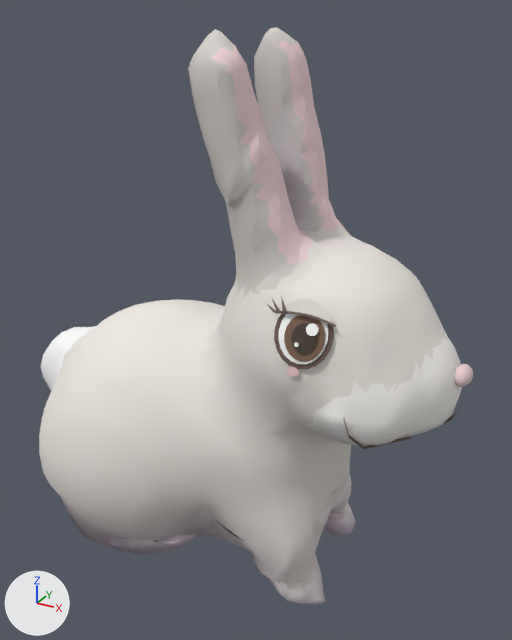
The glTF model art/models/animals/rabbit.glb: old version first, new version second.
The view is the same before and after, from a 50 mm lens placed at (0.331, -0.54, 0.535), pointed at (0.027, 0.014, 0.258). The lights are fixed; the arrows at lower left show +X, +Y and +Z. The older version comes first. Vertices at exactly the same position are counted once.

Objects in the first picture: 'rabbit'.
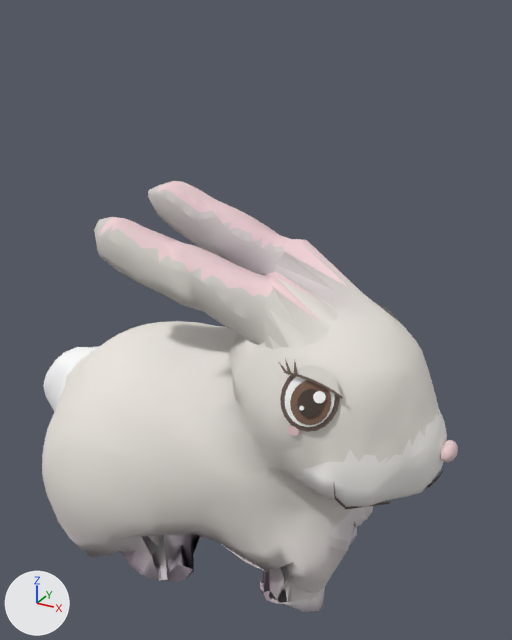
The newer file adds a shape key; the second version is drawn at full value of the shape key 'sleep' of 'rabbit', and the change is written as the vertex moves it makes.

What changed in the scene script:
```text
Change me_rabbit:
    used by ob_rabbit; location = (0.0, 0.0, 0.0)
    remove me_rabbit.from_pydata(...)  # 2730 vertices, 4530 faces; spans x -0.238..0.238, y -0.129..0.129, z 0.0..0.521
    add me_rabbit.from_pydata(...)  # 2730 vertices, 4530 faces; spans x -0.238..0.234, y -0.129..0.129, z 0.0..0.373
    me_rabbit part 1: the loose piece of 62 vertices spanning x 0.222..0.238, y -0.012..0.013, z 0.247..0.265 is turned 11.5 degrees about the y axis through its middle, then moved by (-0.004, 0.0, -0.076)
    me_rabbit part 2: the loose piece of 10 vertices spanning x 0.209..0.232, y -0.004..0.006, z 0.201..0.234 is turned 11.5 degrees about the y axis through its middle, then moved by (-0.012, 0.0, -0.073)
    me_rabbit part 3: the loose piece of 21 vertices spanning x 0.097..0.145, y -0.091..-0.068, z 0.277..0.326 is turned 11.5 degrees about the y axis through its middle, then moved by (0.007, 0.0, -0.055)
    me_rabbit part 4: the loose piece of 21 vertices spanning x 0.101..0.141, y -0.091..-0.072, z 0.281..0.324 is turned 11.5 degrees about the y axis through its middle, then moved by (0.007, 0.0, -0.055)
    me_rabbit part 5: the loose piece of 21 vertices spanning x 0.107..0.14, y -0.091..-0.076, z 0.284..0.318 is turned 11.5 degrees about the y axis through its middle, then moved by (0.007, 0.0, -0.056)
    me_rabbit part 6: the loose piece of 21 vertices spanning x 0.114..0.134, y -0.091..-0.081, z 0.291..0.313 is turned 11.5 degrees about the y axis through its middle, then moved by (0.007, 0.0, -0.056)
    me_rabbit part 7: the loose piece of 13 vertices spanning x 0.124..0.134, y -0.086..-0.081, z 0.304..0.313 is turned 11.5 degrees about the y axis through its middle, then moved by (0.008, 0.0, -0.057)
    me_rabbit part 8: the loose piece of 34 vertices spanning x 0.1..0.144, y -0.082..-0.072, z 0.313..0.329 is turned 11.5 degrees about the y axis through its middle, then moved by (0.011, 0.0, -0.056)
    me_rabbit part 9: the loose piece of 50 vertices spanning x 0.097..0.146, y -0.084..-0.077, z 0.312..0.32 is turned 11.5 degrees about the y axis through its middle, then moved by (0.01, 0.0, -0.056)
    me_rabbit part 10: the loose piece of 15 vertices spanning x 0.112..0.123, y -0.092..-0.091, z 0.269..0.278 is turned 11.5 degrees about the y axis through its middle, then moved by (0.002, 0.0, -0.054)
    me_rabbit part 11: the loose piece of 8 vertices spanning x 0.161..0.204, y -0.09..-0.046, z 0.211..0.245 is turned 11.5 degrees about the y axis through its middle, then moved by (-0.009, 0.0, -0.066)
    me_rabbit part 12: the loose piece of 34 vertices spanning x 0.1..0.144, y 0.073..0.083, z 0.313..0.328 is turned 11.5 degrees about the y axis through its middle, then moved by (0.011, 0.0, -0.056)
    me_rabbit part 13: 2230 of 2730 vertices moved; they spanned x -0.238..0.23, y -0.129..0.129, z 0.0..0.521 and now span x -0.238..0.223, y -0.129..0.129, z 0.0..0.373; mean shift (-0.008, 0.0, -0.038); largest move (0.025, -0.047, 0.521) -> (-0.11, -0.047, 0.352)
    other edits to the shape of me_rabbit do not show in these pictures
```

Pixel boxes (x1, y1, x2, y2) of what changed, in the pictures (512 x 640 px; the box of a moved part takes in the faces that stretch with it):
'rabbit', reshaped (25% shorter): before (39, 27, 473, 604); after (42, 181, 458, 612)
part 1 of me_rabbit, moved or reshaped: before (455, 364, 473, 387); after (440, 440, 458, 462)
part 2 of me_rabbit, moved or reshaped: before (443, 399, 463, 424); after (426, 471, 443, 488)
part 3 of me_rabbit, moved or reshaped: before (274, 313, 334, 369); after (280, 372, 340, 432)
part 4 of me_rabbit, moved or reshaped: before (278, 314, 328, 364); after (285, 376, 335, 427)
part 5 of me_rabbit, moved or reshaped: before (284, 315, 325, 362); after (290, 380, 331, 425)
part 6 of me_rabbit, moved or reshaped: before (291, 323, 317, 353); after (297, 389, 323, 418)
part 7 of me_rabbit, moved or reshaped: before (306, 323, 318, 336); after (313, 391, 326, 403)
part 8 of me_rabbit, moved or reshaped: before (281, 299, 332, 323); after (292, 365, 340, 395)
part 9 of me_rabbit, moved or reshaped: before (275, 311, 336, 327); after (286, 373, 343, 399)
part 10 of me_rabbit, moved or reshaped: before (287, 367, 299, 377); after (287, 426, 299, 436)
part 11 of me_rabbit, moved or reshaped: before (343, 418, 411, 449); after (333, 483, 390, 509)
part 12 of me_rabbit, moved or reshaped (not visible before): after (376, 303, 398, 320)
part 13 of me_rabbit, moved or reshaped: before (39, 27, 462, 604); after (42, 181, 447, 612)
